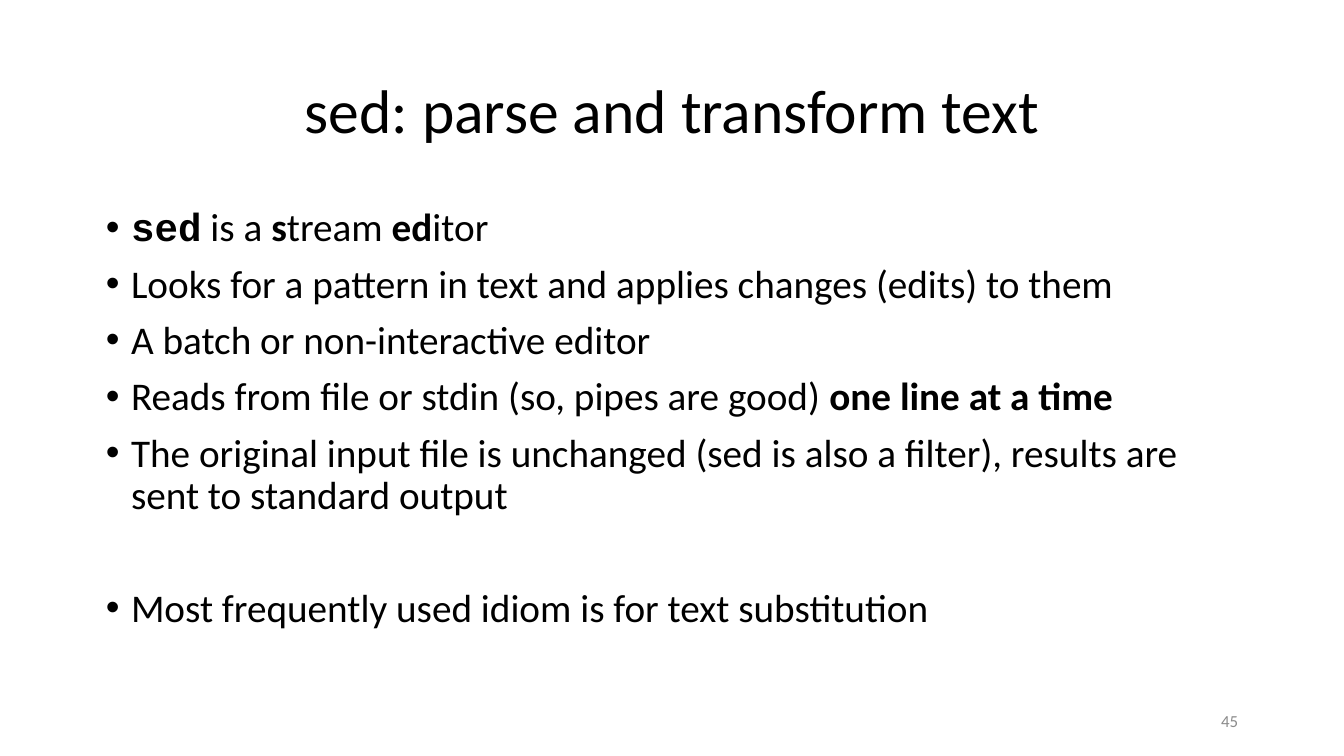
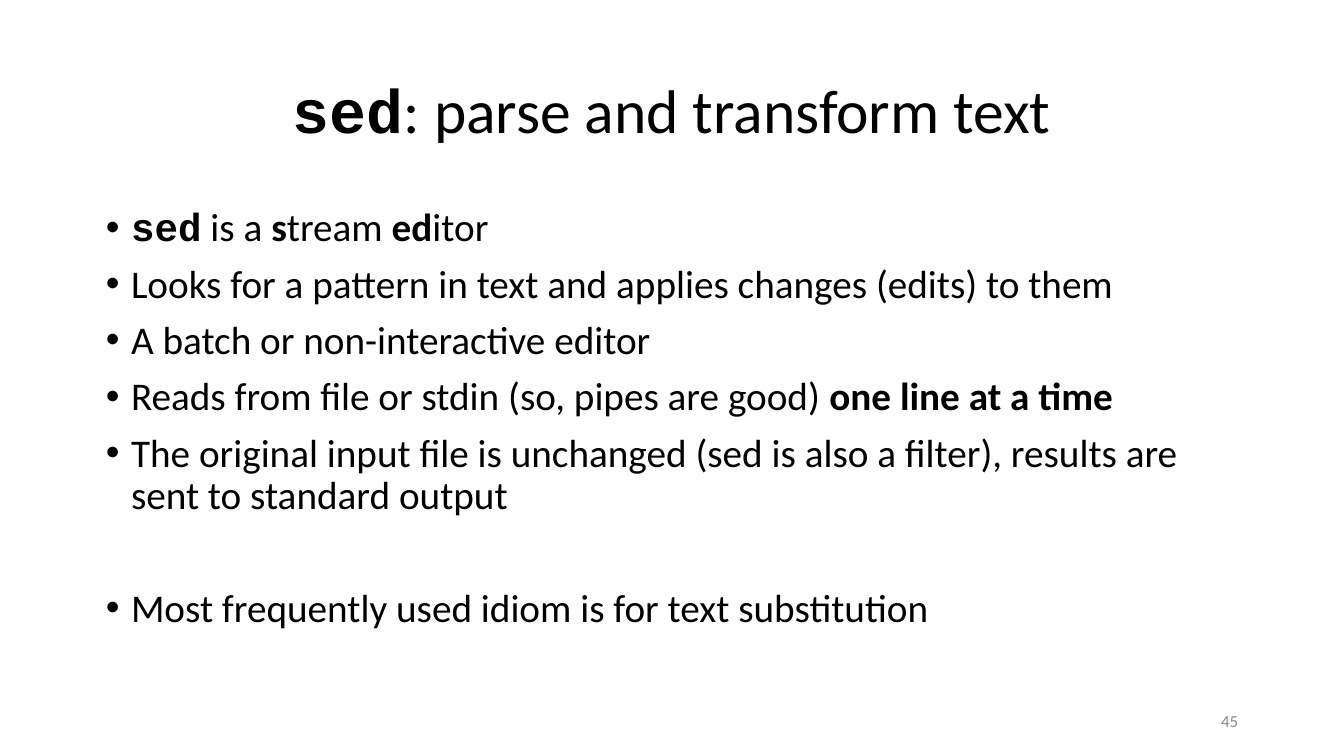
Before and after one commit to ketancmaheshwari/lisa19, a slide deck: slide 45 of lpt_LISA.pptx. Drawn at 1344x756 pixels with LibreOffice and Linux fonts; fonts in the diff are those of the drawing. Boxes give left, top, right and bottom in pixels: in the first picture for what was removed or moved away, otherwise in the second. Text is boxed around its words. In the diff, an @@ line names an element or a change of style, - is before the commit and + after.

```diff
--- a/lpt_LISA.pptx
+++ b/lpt_LISA.pptx
@@ title "sed: parse and transform text" at (293, 89, 1050, 143): font Calibri to Courier New, bold on in "sed:" @@
```
Also in this commit, not shown: 4 other slides changed, 1 other file.
